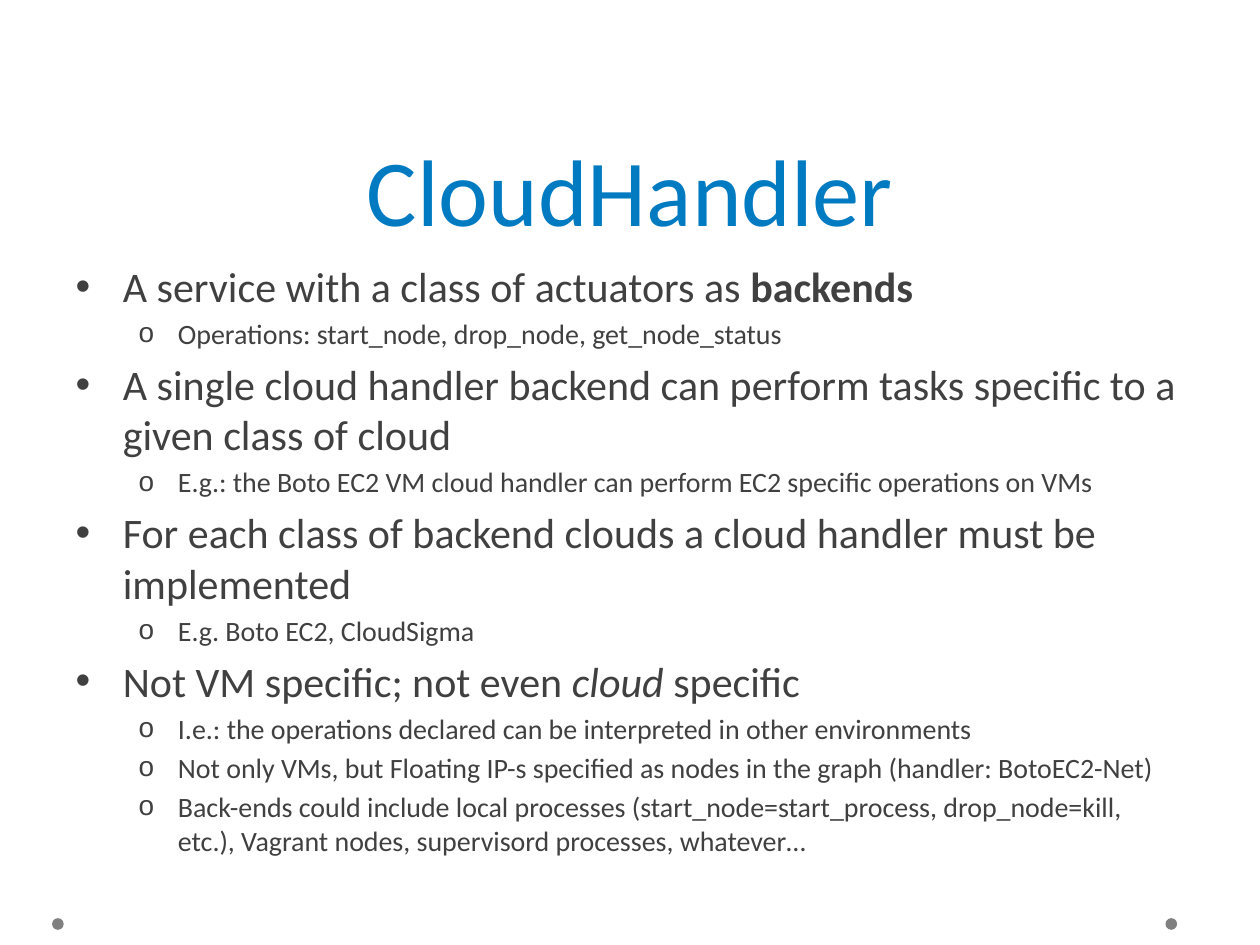
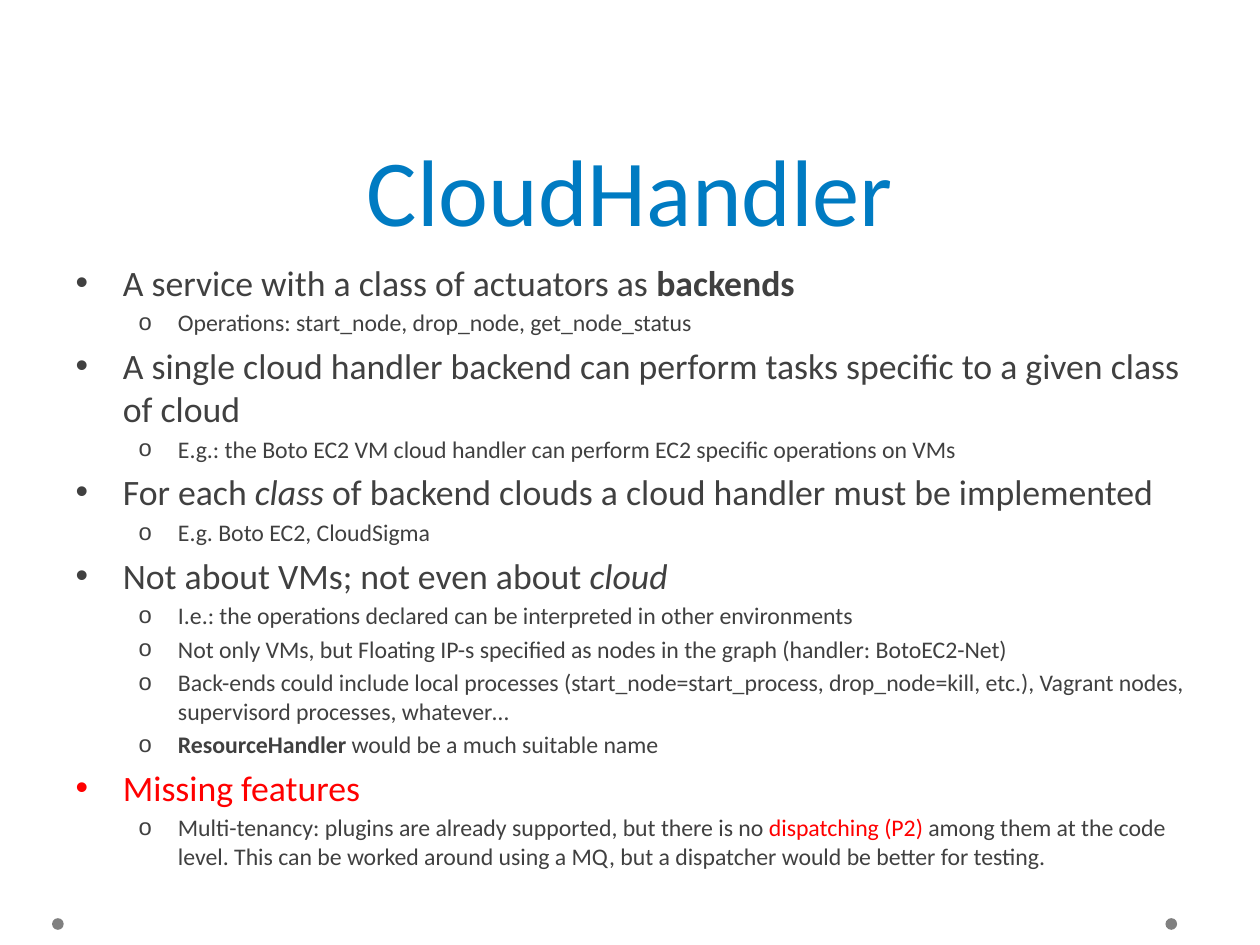
Before and after one commit to occopus/docs, a slide deck: slide 19 of sztaki-occo-report.pptx. Drawn at 1260x945 pixels with LibreOffice and Linux fonts; fonts in the diff are those of the drawing; background and template pictures are left out. Boxes give left, top, right and bottom in pixels: in the first picture for what was removed or moved away, otherwise in the second. Text is boxed around its words. In the diff, an @@ line names an element or a change of style, - is before the commit and + after.

Commit message:
Update OCCO status report

```diff
--- a/sztaki-occo-report.pptx
+++ b/sztaki-occo-report.pptx
@@ text at (x1=123, y1=271, x2=1184, y2=724): size 24 to 20.4 pt in "A service with a class of actuators ...", "A single cloud handler backend can perform ...", "For each class of backend clouds a ..."; size 16 to 13.6 pt in "Operations: start_node, drop_node, get_node_status", "E.g.: the Boto EC2 VM cloud handler ...", "E.g. Boto EC2, CloudSigma", "I.e.: the operations declared can be interpreted ..." and 2 more places; italic on in "class" @@
@@ text at (x1=123, y1=564, x2=668, y2=594): text changed; size 24 to 20.4 pt @@
-• Not VM specific; not even cloud specific
+• Not about VMs; not even about cloud
@@ text at (x1=123, y1=736, x2=1166, y2=869): paragraphs added @@
+  o ResourceHandler would be a much suitable name
+• Missing features
+  o Multi-tenancy: plugins are already supported, but there is no dispatching (P2) among them at the code level. This can be worked around using a MQ, but a dispatcher would be better for testing.
```
Also in this commit, not shown: 7 other slides changed, 10 slides added.
